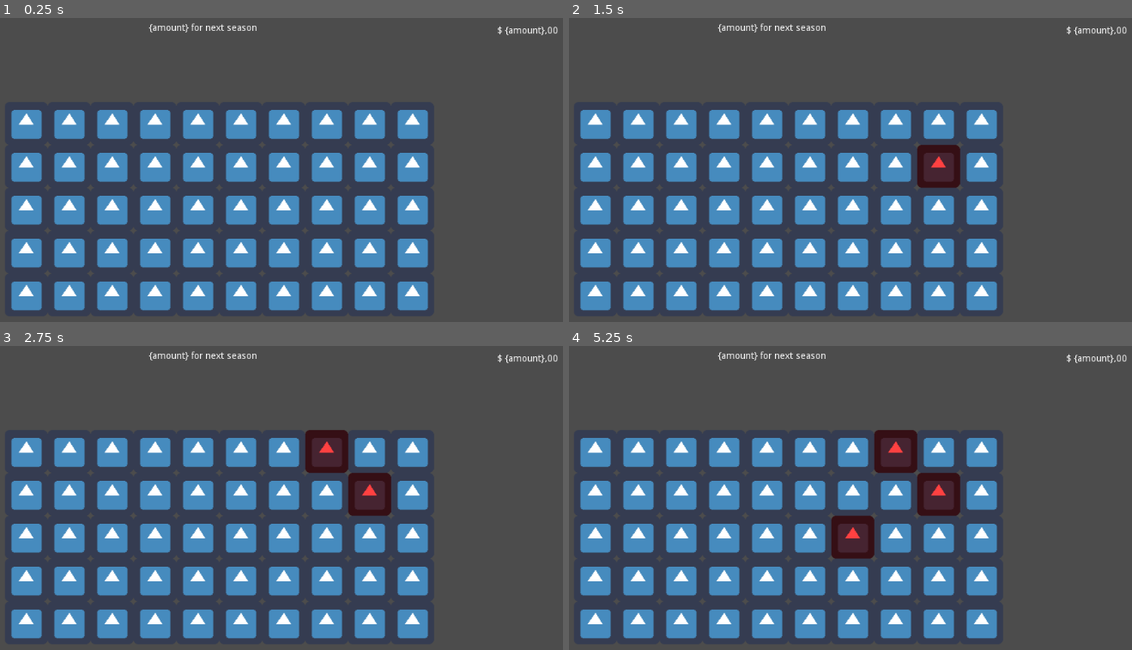
Above: before the commit, frames 1-4 (two rows, left to right).
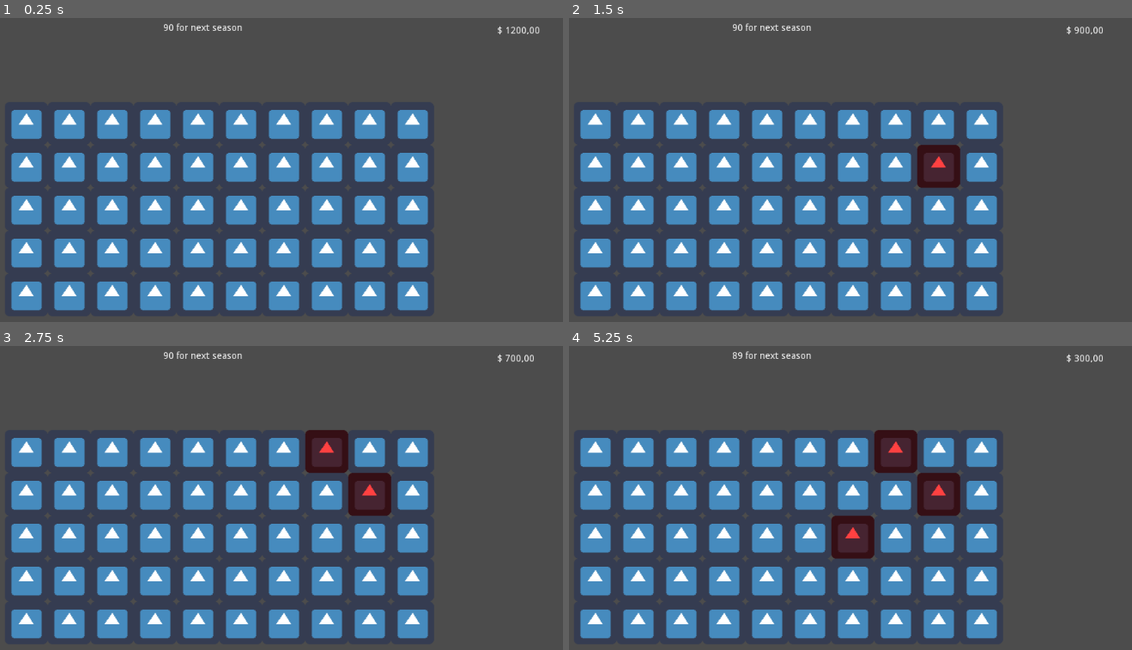
Above: after the commit, the same moments.

Repository: henriiquecampos/tillage-fever
Game: Godot game, scene res://screens/gameplay/play_screen.tscn
Same seed, same stepped clock (60 frames per second), same inputs: the game is played once before the commit and once after it. This scene is started directly instead of the project's main scene. The engine's default icon, where the game draws it, is replaced by a stand-in: a white triangle on a blue panel in a dark square.
Inputs (mouse positions are in pixels of both pictures, inside the frame that each line leads up to):
- Up to frame 1 (0.25 s): no input
- Up to frame 2 (1.5 s): tap Enter at 0.5 s; move the mouse to (957, 182) at 0.52 s; press the mouse at (957, 182) at 0.53 s; tap Space at 1.25 s; move the mouse to (670, 221) at 1.27 s; release the mouse at (670, 221) at 1.28 s; click (670, 221) at 1.35 s
- Up to frame 3 (2.75 s): tap Enter at 2 s; move the mouse to (304, 440) at 2.02 s; press the mouse at (304, 440) at 2.03 s
- Up to frame 4 (5.25 s): tap Space at 2.75, 4.25 s; move the mouse to (771, 610) at 2.77 s; release the mouse at (771, 610) at 2.78 s; click (771, 610) at 2.85 s; tap Enter at 3.5 s; move the mouse to (1013, 589) at 3.52 s; press the mouse at (1013, 589) at 3.53 s; move the mouse to (597, 470) at 4.27 s; release the mouse at (597, 470) at 4.28 s; click (597, 470) at 4.35 s; move the mouse to (839, 528) at 5.02 s; press the mouse at (839, 528) at 5.03 s

The runs differ from the first frame. In frame 1, 0.4% of the frame differs, in the area x 26-100%, y 1-6%; in frame 2, 0.3%; in frame 3, 0.3%; in frame 4, 0.3%.
Error before the commit: Parse Error: The setter function isn't defined. (res://screens/gameplay/play_screen.gd:10)

Commit message:
Added timing behavior for gameplay screen

Diff:
--- a/source/screens/gameplay/play_screen.gd
+++ b/source/screens/gameplay/play_screen.gd
@@ -7,13 +7,24 @@
 onready var initial_score = player.current_score
 
 var current_time = 0.0
-var days = 90 setget set_days
+var days = 90
 
 func _ready():
 	player.connect("score_change", self, "update_score")
 	time.set_text(time_text.format({"amount":days}))
 	score.set_text(score_text.format({"amount":initial_score}))
 
+func _process(delta):
+	if days >= 0:
+		current_time += delta
+		if current_time >= 5.0:
+			days -= 1
+			update_days(days)
+			current_time = 0.0
 
 func update_score(value):
 	score.set_text(score_text.format({"amount":value}))
+
+
+func update_days(value):
+	time.set_text(time_text.format({"amount":value}))
